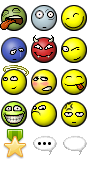
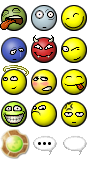
Layers edited between the first and the second 90x192 image:
added layer "TMW" above "Lâmpada" over 0, 129, 30, 159
hid "Farm-Fresh_award_star_gold_2.png" over 3, 129, 27, 159
